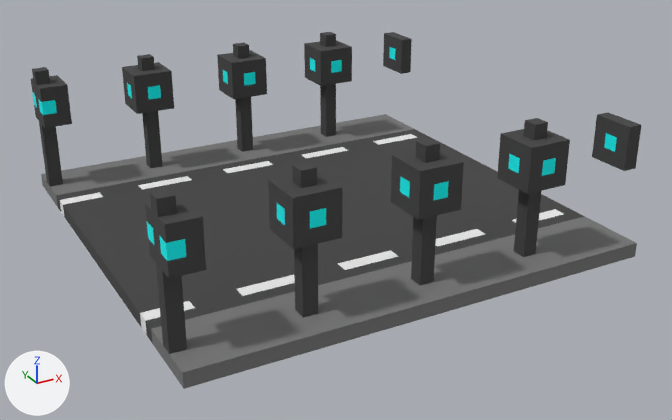
A saved change to the OBJ model resources/Map/road horizontal.obj.
Both versions are drawn from a 50 mm lens placed at (-2.87, -5.56, 2.8), pointed at (0.07, -0.22, 0.14). The lights are fixed; the arrows at lower left show +X, +Y and +Z. Where no turn or scale is listed for an object, it has been applied to the vertices. Vertices at the same position are counted once.

The first picture shows 'Untitled'.
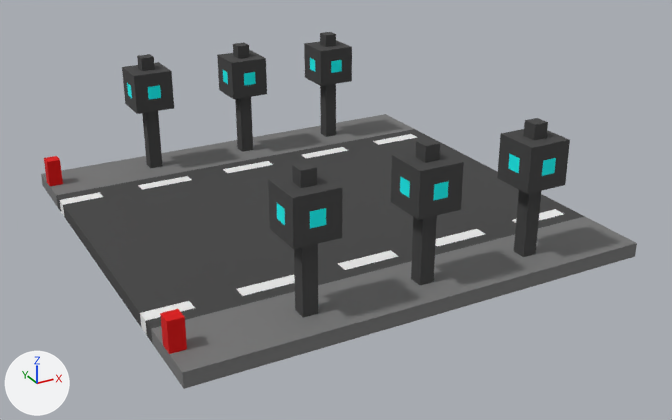
The change, as JSON lines over the scene's bpy script:
```json
{"block": "me_untitled", "where": "# used by ob_untitled; location = (0.0, 0.0, 0.0)"}
{"op": "remove", "block": "me_untitled", "code": "me_untitled.from_pydata(...)  # 448 vertices, 884 faces; spans x -1.6..1.6, y -1.6..1.6, z 0.0..1.0"}
{"op": "add", "block": "me_untitled", "code": "me_untitled.from_pydata(...)  # 352 vertices, 700 faces; spans x -1.6..1.6, y -1.6..1.6, z 0.0..1.0"}
{"block": "me_untitled", "change": "me_untitled part 1: the loose piece of 16 vertices spanning x 1.5..1.6, y -1.5..-1.2, z 0.6..0.9 is deleted"}
{"block": "me_untitled", "change": "me_untitled part 2: the loose piece of 16 vertices spanning x 1.5..1.6, y 1.2..1.5, z 0.6..0.9 is deleted"}
{"block": "me_untitled", "change": "me_untitled part 3"}
{"block": "me_untitled", "change": "70 vertices are removed from x -1.6..-1.4, y -1.5..1.5, z 0.6..1.0"}
{"block": "me_untitled", "change": "146 faces are deleted"}
{"block": "me_untitled", "change": "2 vertices move from x -1.5, y -1.4..1.3, z 0.6 to x -1.5, y -1.4..1.3, z 0.3"}
{"block": "me_untitled", "change": "6 new vertices lie (0.0, 0.0, 0.2) away from vertices in x -1.6..-1.5, y -1.4..1.4, z 0.1"}
{"block": "me_untitled", "change": "18 new faces join them"}
```

Where the change shows, as pixel boxes (x1, y1, x2, y2) in the pictures (672 x 420 px):
```json
{"object": "Untitled", "change": "reshaped", "before": [31, 32, 641, 389], "after": [41, 32, 637, 389]}
{"part": 1, "of": "me_untitled", "change": "deleted", "before": [592, 112, 641, 171], "on screen": "black"}
{"part": 2, "of": "me_untitled", "change": "deleted", "before": [383, 32, 412, 74], "on screen": "black"}
{"part": 3, "of": "me_untitled", "change": "cut back", "before": [31, 67, 206, 354], "after": [44, 156, 187, 354]}
```
